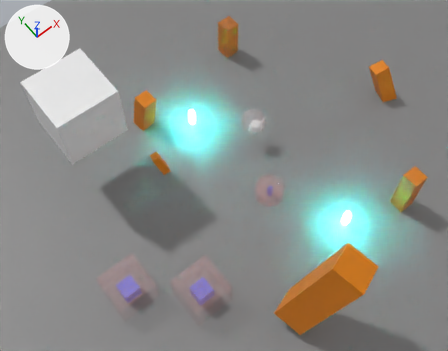
Two versions of the Blender file examples/bevy_gltf_blueprints/basic_scene_components/assets/scene_components.blend, one commit apart.
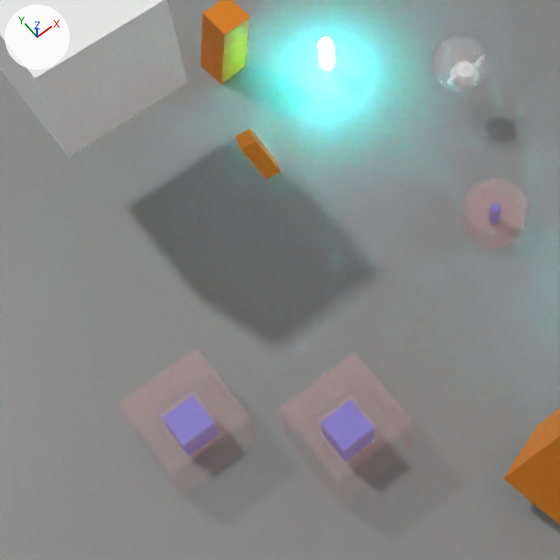
Each version is shown whole from a 50 mm camera at (-27.4, -24.9, 71.4) aimed at (-5.0, 3.1, 6.3), then close up on the part from 9% to 67% of the width and 26% to 100% of the height. Lighting does not change. The marker at upper left points along +X, +Y and +Z.

Objects in the first close-up: 'Container.001', 'Container.002', 'Cube', 'Ground', 'MagicTeapot.001', 'Pillar.004', 'Pillar.005', 'Pillar.056', 'Player'.
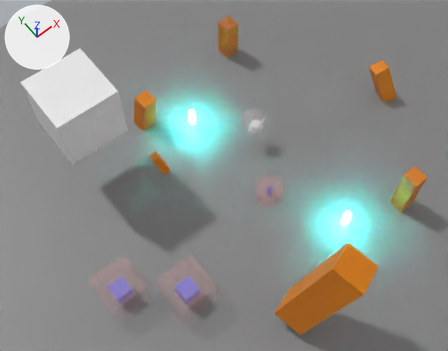
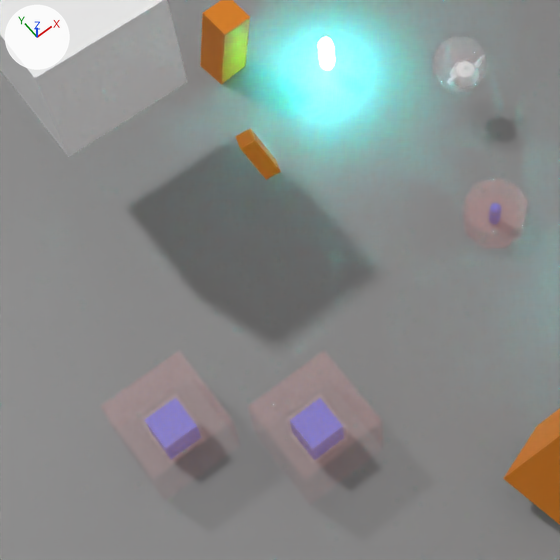
Location of each change, [x1, y1, x2, y2] in pixels of the close-ups (560 x 560 px):
'Container.001', moved: before [279, 352, 414, 506]; after [248, 351, 383, 505]
'Container.002', moved: before [118, 348, 257, 497]; after [100, 351, 241, 501]

What the commit changed:
Object 'Container.001' (ob_container_001) moves from (-15.05, -5.39, 1.08) to (-16.29, -4.32, 1.16).
Object 'Container.002' (ob_container_002) moves from (-21.4, 0.32, 0.38) to (-22.23, 0.69, 0.62).
